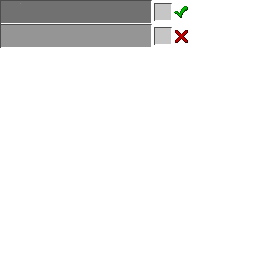
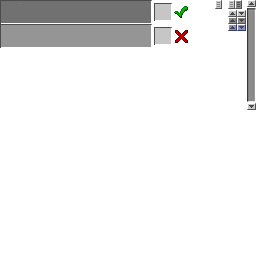
Revision of a layered 256×256 image; what changed, layer by layer:
added group "滑条组" with 15 layers in group "组1" over [215, 0, 256, 110]
added group "组 1" with 3 layers in group "滑条组" over [215, 0, 256, 110]
added layer "图层 35" in group "组 1" over [215, 0, 222, 9]
added layer "图层 34" in group "组 1" over [247, 0, 256, 7]
added layer "图层 33" in group "组 1" over [247, 103, 256, 110]
added group "滑条" with 10 layers in group "滑条组" over [215, 0, 256, 102]
added layer "图层 37" in group "滑条" over [228, 0, 246, 31]
added layer "图层 26" in group "滑条" over [247, 8, 256, 102]
